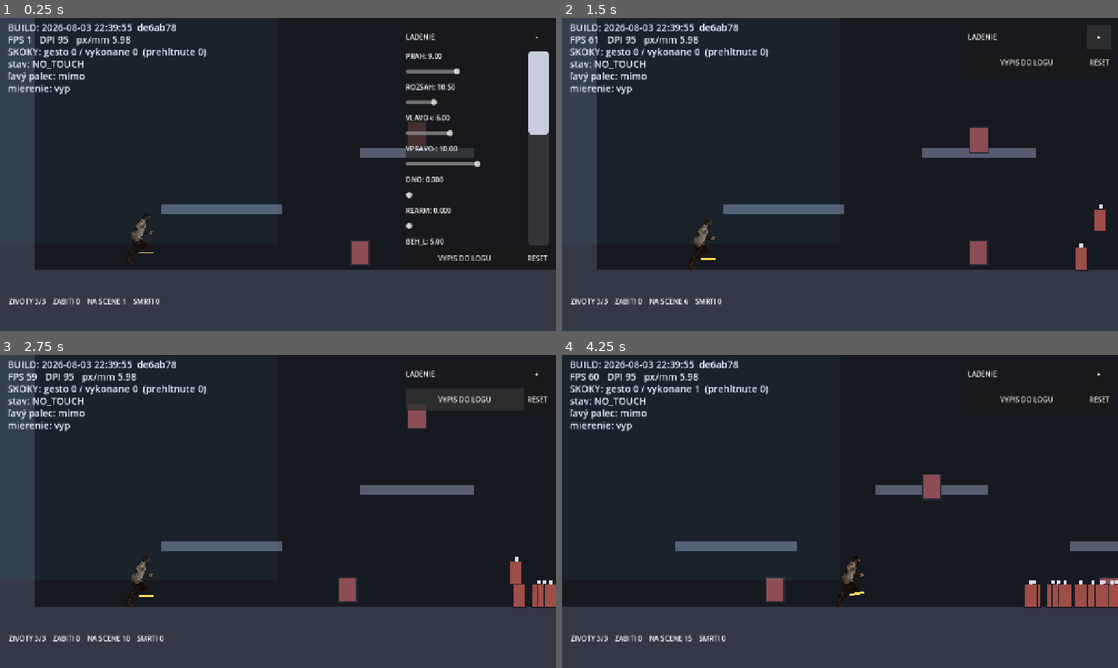
Above: before the commit, frames 1-4 (two rows, left to right).
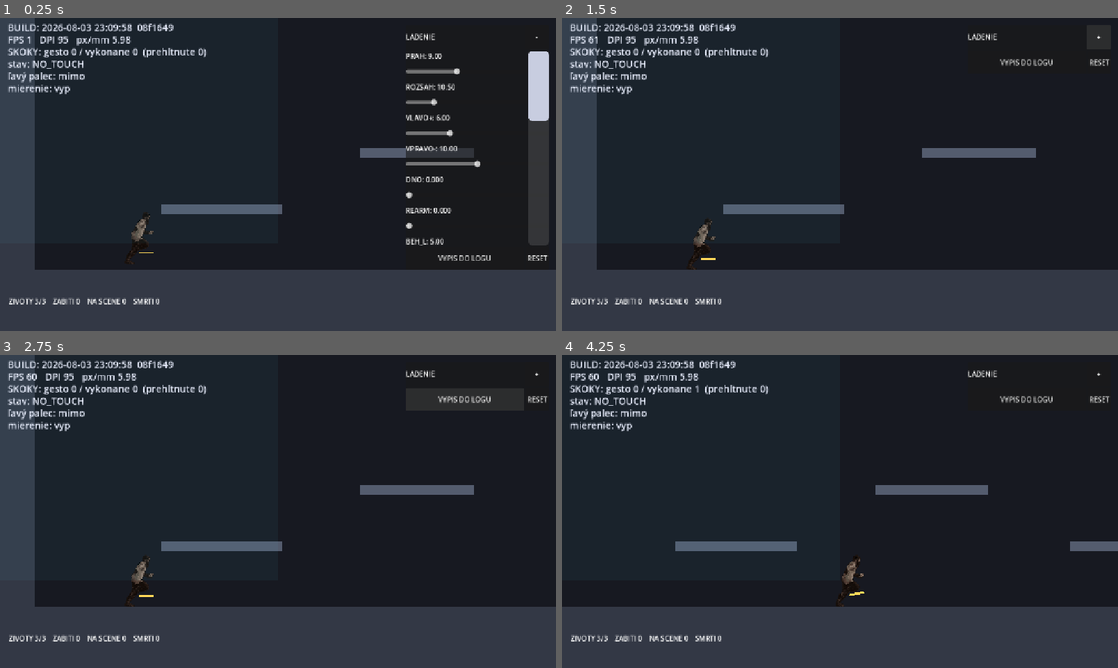
Above: after the commit, the same moments.

Repository: belispav/slavs
Game: Godot game, scene res://scenes/main.tscn
Two runs of this game, one before a commit and one after it. Both use one fixed random seed, a clock stepped at 60 frames per second and the inputs below.
Inputs (mouse positions are in pixels of both pictures, inside the frame that each line leads up to):
- Up to frame 1 (0.25 s): no input
- Up to frame 2 (1.5 s): click "VYPIS DO LOGU" at 0.5 s; click "-" at 1.25 s
- Up to frame 3 (2.75 s): click "VYPIS DO LOGU" at 2 s
- Up to frame 4 (4.25 s): tap Enter (ui_accept) at 2.75, 3.02 s; move the mouse to (962, 495) at 2.77 s; hold D 2.78-3.5 s; hold Space 2.78-3.5 s; click (962, 495) at 2.92 s; drag from (728, 527) to (851, 599) at 3.52 s

The runs differ from the first frame. In frame 1, 0.8% of the frame differs, in the area x 18-99%, y 1-92%; in frame 2, 1.0%; in frame 3, 1.3%; in frame 4, 1.9%, in the area x 18-100%, y 1-92%.
Error after the commit: Parse Error: Identifier "delta" not declared in the current scope. (res://scripts/enemy.gd:184)

Commit message:
Fix rushers standing still, the grey slab, and snapping depth; add thumb-follow movement
Rushers never attacked. The gap to the player was read as target minus self,
which is negative because enemies are always to the right, so the stop
condition was true on the frame they spawned and they stood where they landed.
Measured the other way round it is positive while there is ground to cover.

The ceiling was a solid body, so it was also a two hundred unit grey slab drawn
across the top of a seven hundred unit screen - about forty per cent of the view
left playable. The top of the field is now a limit on the character, which draws
nothing, and the band is 400 units instead of 260.

Depth tracking set the vertical speed outright, so enemies locked onto the
player's line the instant they had one and it read as teleporting. They now ease
into it, and each takes a small offset of its own so a crowd surrounds rather
than forming a queue.

Free movement also gets a second style, from Pavel's own description: instead of
holding an offset like a stick, the character copies the thumb and stops when the
thumb stops. Both are live at once. The trade is real - follow mode runs out of
thumb before it runs out of level, so crossing ground takes several strokes - and
which matters more is a question for the phone.

Diff:
--- a/volya/scripts/build_stamp.gd
+++ b/volya/scripts/build_stamp.gd
@@ -5,4 +5,4 @@
 ##
 ## ZAMERNE tu NIE JE class_name: globalne nazvy tried su v cache, ktoru
 ## headless export neobnovuje, a export by na tom padol.
-const STAMP := "2026-08-03 22:39:55  de6ab78"
+const STAMP := "2026-08-03 23:09:58  08f1649"
--- a/volya/scripts/control_config.gd
+++ b/volya/scripts/control_config.gd
@@ -150,6 +150,21 @@
 ## usually plays - the depth axis is for dodging, not for crossing ground.
 @export_range(0.2, 1.0, 0.05) var free_move_y_ratio: float = 0.62
 
+## How the left thumb drives free movement.
+##
+## false — as a stick. Holding an offset keeps the character walking. Unlimited
+##         travel, but indirect: the thumb says "keep going", not "go here".
+## true  — the character copies the thumb. Move the thumb and it moves the same
+##         way; stop the thumb and it stops, even with the thumb still down.
+##         Direct and precise, at the cost of running out of thumb before you
+##         run out of level, so crossing ground means several strokes.
+@export var free_move_follow: bool = false
+
+## In follow mode, how far the character travels for a given thumb travel.
+## 1.0 is exactly the thumb's movement, which is far too slow to cross a level;
+## higher numbers trade precision for reach.
+@export_range(1.0, 8.0, 0.25) var free_move_gain: float = 3.0
+
 
 ## The arc threshold curve, in millimetres (SPEC B2). Asymmetric by design.
 ## Everything is relative to reach_mm, so the shape scales with the player's
--- a/volya/scripts/debug_overlay.gd
+++ b/volya/scripts/debug_overlay.gd
@@ -156,7 +156,24 @@
 	free_mode.button_pressed = Touch.config.free_movement
 	rows.add_child(free_mode)
 	free_mode.toggled.connect(func(on: bool) -> void:
-		Touch.config.free_movement = on)
+		Touch.config.free_movement = on
+		# The level is built at startup and the two modes need different ones,
+		# since platforms exist only for jumping. Reloading is the honest way
+		# to switch; the config lives in an autoload and survives the reload.
+		get_tree().reload_current_scene())
+
+	var follow_mode := CheckButton.new()
+	follow_mode.text = "POHYB KOPIRUJE PALEC"
+	follow_mode.custom_minimum_size = Vector2(0, 56)
+	follow_mode.button_pressed = Touch.config.free_move_follow
+	rows.add_child(follow_mode)
+	follow_mode.toggled.connect(func(on: bool) -> void:
+		Touch.config.free_move_follow = on)
+
+	_add_slider("KOPIR_ZISK", 1.0, 8.0, 0.25, Touch.config.free_move_gain,
+		func(v: float) -> void: Touch.config.free_move_gain = v)
+	_add_slider("HLBKA_POMER", 0.2, 1.0, 0.05, Touch.config.free_move_y_ratio,
+		func(v: float) -> void: Touch.config.free_move_y_ratio = v)
 
 	var buttons := HBoxContainer.new()
 	vb.add_child(buttons)
@@ -259,6 +276,8 @@
 		"move_zone_bottom        = %s" % c.move_zone_bottom,
 		"free_movement           = %s" % c.free_movement,
 		"free_move_y_ratio       = %s" % c.free_move_y_ratio,
+		"free_move_follow        = %s" % c.free_move_follow,
+		"free_move_gain          = %s" % c.free_move_gain,
 		"gest / vykonane         = %d / %d" % [Touch.jump_count, Touch.jumps_performed],
 		"dpi = %s   px_per_mm = %s" % [Touch.raw_dpi, Touch.px_per_mm],
 		"===============================",
--- a/volya/scripts/enemy.gd
+++ b/volya/scripts/enemy.gd
@@ -22,6 +22,9 @@
 
 var _flash: float = 0.0
 var _throw_cd: float = 0.0
+## Each enemy aims for its own depth slightly off the player's, so a crowd
+## surrounds rather than forming a single line.
+var _depth_offset: float = 0.0
 var _hurtbox: Area2D
 
 
@@ -60,6 +63,8 @@
 	velocity = Vector2.ZERO
 	_flash = 0.0
 	_throw_cd = randf() * Tuning.THROWER_INTERVAL
+	_depth_offset = randf_range(-Tuning.ENEMY_DEPTH_SPREAD,
+		Tuning.ENEMY_DEPTH_SPREAD)
 	active = true
 	show()
 	set_physics_process(true)
@@ -131,18 +136,19 @@
 
 
 func _think_rusher(free: bool) -> void:
-	var to_target: Vector2 = target.global_position - global_position
-
-	# Close in from the right and stop short. Pressing against the player is
-	# the attack; there is nothing to gain from running past.
-	if to_target.x < Tuning.ENEMY_STOP_GAP:
+	# The gap is measured from the enemy back to the player, and enemies are
+	# always to the right, so it is positive while there is ground to cover.
+	# Reading it the other way round made the stop condition true on the frame
+	# they appeared, and they simply stood there.
+	var gap: float = global_position.x - target.global_position.x
+
+	if gap > Tuning.ENEMY_STOP_GAP:
+		velocity.x = -Tuning.RUSHER_SPEED
+	else:
 		velocity.x = move_toward(velocity.x, 0.0, Tuning.RUSHER_SPEED * 6.0)
-	else:
-		velocity.x = -Tuning.RUSHER_SPEED
 
 	if free:
-		velocity.y = signf(to_target.y) * Tuning.RUSHER_SPEED * 0.6 \
-			if absf(to_target.y) > 8.0 else 0.0
+		_track_depth(Tuning.RUSHER_SPEED * 0.55)
 
 
 func _think_thrower(delta: float, free: bool) -> void:
@@ -159,8 +165,21 @@
 		velocity.x = move_toward(velocity.x, 0.0, Tuning.THROWER_SPEED * 4.0 * delta)
 
 	if free:
-		velocity.y = signf(to_target.y) * Tuning.THROWER_SPEED * 0.5 \
-			if absf(to_target.y) > 24.0 else 0.0
+		_track_depth(Tuning.THROWER_SPEED * 0.8)
+
+
+## Close on the player's depth, but smoothly and never exactly.
+##
+## Setting the vertical speed outright made a crowd snap onto the player's line
+## and stay glued there, which read as teleporting rather than walking. Easing
+## into the speed gives it weight, and the per-enemy offset stops thirty bodies
+## from converging into one row.
+func _track_depth(speed: float) -> void:
+	var wanted: float = target.global_position.y + _depth_offset - global_position.y
+	var goal: float = 0.0
+	if absf(wanted) > 6.0:
+		goal = clampf(wanted / 40.0, -1.0, 1.0) * speed
+	velocity.y = move_toward(velocity.y, goal, speed * 4.0 * get_physics_process_delta_time())
 
 	_throw_cd -= delta
 	if _throw_cd <= 0.0 and dist < Tuning.THROWER_RANGE:
--- a/volya/scripts/main.gd
+++ b/volya/scripts/main.gd
@@ -6,6 +6,16 @@
 const GROUND_Y := 600.0
 const LEVEL_LEFT := 0.0
 const LEVEL_RIGHT := 2400.0
+
+## Leftover F1 shooting-range targets. Off now that there are real enemies to
+## shoot at; they were only ever there to give aiming something to track.
+const SHOW_AIM_TARGETS := false
+
+## How far above the ground the walkable field reaches in free movement.
+##
+## Generous on purpose. The screen is 720 units tall, so a short band leaves
+## most of the view unusable and the second axis barely worth having.
+const FIELD_HEIGHT := 400.0
 
 var player            # untyped on purpose: the script is attached at runtime
 var bullets: Array = []
@@ -22,7 +32,11 @@
 func _ready() -> void:
 	_build_level()
 	_build_player()
-	_build_targets()
+	# The moving targets are F1 shooting-range furniture, not content. They
+	# exist to give the aim something to track while the controls are tuned,
+	# and they only get in the way once there are real enemies.
+	if SHOW_AIM_TARGETS:
+		_build_targets()
 	_build_bullet_pool()
 	_build_enemy_pool()
 	_build_hud()
@@ -44,6 +58,15 @@
 	_solid(Vector2(1200, GROUND_Y + 100.0), Vector2(2560, 200), Color(0.20, 0.22, 0.27))
 	_solid(Vector2(LEVEL_LEFT - 40.0, GROUND_Y - 300.0), Vector2(80, 800), Color(0.20, 0.22, 0.27))
 	_solid(Vector2(LEVEL_RIGHT + 40.0, GROUND_Y - 300.0), Vector2(80, 800), Color(0.20, 0.22, 0.27))
+
+	if Touch.config.free_movement:
+		# No jump means a jump-through platform is furniture with no purpose:
+		# unreachable, and in the way of a character walking the field.
+		#
+		# The top of the band is a limit on the character, not a wall. A solid
+		# ceiling was tried and it filled the upper half of the screen with a
+		# grey slab, leaving about 40 per cent of the view playable.
+		return
 
 	# 3 one-way platforms — jump-through, land-on (Metal Slug style)
 	_platform(Vector2(430, 460), Vector2(280, 24))
@@ -89,6 +112,8 @@
 	player.global_position = Vector2(240, GROUND_Y - 120.0)
 	player.spawn_point = player.global_position
 	player.set_camera_limits(LEVEL_LEFT - 80.0, LEVEL_RIGHT + 80.0, -500.0, GROUND_Y + 200.0)
+	player.field_top = GROUND_Y - FIELD_HEIGHT
+	player.field_bottom = GROUND_Y
 	player.fire_requested.connect(_on_fire_requested)
 	player.died.connect(_restart)
 
@@ -181,7 +206,15 @@
 			+ randf() * Tuning.SPAWN_JITTER,
 		LEVEL_LEFT + 60.0, LEVEL_RIGHT - 60.0)
 	var kind: int = 1 if randf() < Tuning.THROWER_RATIO else 0
-	free_enemy.spawn(Vector2(x, GROUND_Y - 120.0), kind, player)
+
+	# In free movement there is no floor to walk in on, so they arrive spread
+	# across the depth of the field. Dropping them all on one line would make
+	# the second axis pointless: nothing would ever need dodging sideways.
+	var y: float = GROUND_Y - 120.0
+	if Touch.config.free_movement:
+		y = GROUND_Y - 40.0 - randf() * (FIELD_HEIGHT - 60.0)
+
+	free_enemy.spawn(Vector2(x, y), kind, player)
 
 
 func _on_enemy_died(_at: Vector2) -> void:
--- a/volya/scripts/player.gd
+++ b/volya/scripts/player.gd
@@ -24,6 +24,12 @@
 var _kb_jump_was_down: bool = false
 var _cam: Camera2D
 var _sprite: AnimatedSprite2D          # null when no frames have been rendered yet
+
+## Vertical bounds of the walkable field in free movement, set by the level.
+## A limit rather than a wall: a solid ceiling ends up drawn on screen and
+## swallows most of the view.
+var field_top: float = -1e9
+var field_bottom: float = 1e9
 
 
 func _ready() -> void:
@@ -191,17 +197,33 @@
 ## for dodging, not for crossing ground, and a field that moves as fast
 ## vertically as horizontally reads as floating rather than walking.
 func _move_free(delta: float) -> void:
-	var wish: Vector2 = _move_vector()
-	wish.y *= Touch.config.free_move_y_ratio
-
-	var accel: float = Tuning.GROUND_DECEL if wish.is_zero_approx() \
-		else Tuning.GROUND_ACCEL
-	var goal: Vector2 = wish * Tuning.RUN_SPEED
-	velocity.x = move_toward(velocity.x, goal.x, accel * delta)
-	velocity.y = move_toward(velocity.y, goal.y, accel * delta)
+	if Touch.config.free_move_follow and not _use_keyboard:
+		# The character copies the thumb: travel becomes velocity for this one
+		# frame, so it stops the instant the thumb does even while still held.
+		# Capped, or a fast flick would fling the character across the level.
+		var travel: Vector2 = Touch.consume_travel() * Touch.config.free_move_gain
+		travel.y *= Touch.config.free_move_y_ratio
+		velocity = (travel / maxf(delta, 0.0001)).limit_length(
+			Tuning.RUN_SPEED * 2.0)
+	else:
+		var wish: Vector2 = _move_vector()
+		wish.y *= Touch.config.free_move_y_ratio
+
+		var accel: float = Tuning.GROUND_DECEL if wish.is_zero_approx() \
+			else Tuning.GROUND_ACCEL
+		var goal: Vector2 = wish * Tuning.RUN_SPEED
+		velocity.x = move_toward(velocity.x, goal.x, accel * delta)
+		velocity.y = move_toward(velocity.y, goal.y, accel * delta)
 
 	_coyote = 0.0
 	_jump_buffer = 0.0
+
+	# Applied after the velocity, before move_and_slide, so pressing against
+	# the edge simply stops rather than juddering.
+	var next_y: float = global_position.y + velocity.y * delta
+	if next_y < field_top or next_y > field_bottom:
+		global_position.y = clampf(global_position.y, field_top, field_bottom)
+		velocity.y = 0.0
 
 
 # ---------------------------------------------------------------- input ---
--- a/volya/scripts/touch_controller.gd
+++ b/volya/scripts/touch_controller.gd
@@ -30,6 +30,13 @@
 ## Both axes of the left thumb. Only meaningful when config.free_movement is on;
 ## move_x stays the single source of truth for walking left and right.
 var move_vec: Vector2 = Vector2.ZERO
+
+## Thumb travel not yet acted on, for follow mode. Accumulated here rather than
+## read directly, because drag events do not arrive once per physics frame -
+## sampling the position would drop movement on busy frames and double it on
+## quiet ones.
+var move_travel: Vector2 = Vector2.ZERO
+var _left_prev: Vector2 = Vector2.ZERO
 var left_state: int = LeftState.NO_TOUCH
 ## Gestures that crossed the threshold.
 var jump_count: int = 0
@@ -173,9 +180,11 @@
 	left_index = index
 	left_anchor = pos
 	left_pos = pos
+	_left_prev = pos
 	left_state = LeftState.GROUNDED_INPUT
 	move_x = 0.0
 	move_vec = Vector2.ZERO
+	move_travel = Vector2.ZERO
 	move_input.emit(0.0)
 
 
@@ -251,6 +260,14 @@
 ## up and down are symmetrical for the thumb in a way that left and right are
 ## not.
 func _update_left_free() -> void:
+	if config.free_move_follow:
+		# The character copies the thumb, so what matters is how far the thumb
+		# just moved, not where it sits relative to where it landed.
+		move_travel += left_pos - _left_prev
+		_left_prev = left_pos
+		left_state = LeftState.GROUNDED_INPUT
+		return
+
 	var dx_mm: float = left_dx_mm()
 	var dy_mm: float = (left_pos.y - left_anchor.y) / px_per_mm
 
@@ -264,6 +281,13 @@
 	move_x = move_vec.x
 	left_state = LeftState.GROUNDED_INPUT
 	move_input.emit(move_x)
+
+
+## Thumb travel since the last call, and clears it. Follow mode only.
+func consume_travel() -> Vector2:
+	var travel: Vector2 = move_travel
+	move_travel = Vector2.ZERO
+	return travel
 
 
 func _axis(value_mm: float, saturation_mm: float) -> float:
--- a/volya/scripts/tuning.gd
+++ b/volya/scripts/tuning.gd
@@ -61,6 +61,10 @@
 ## their time in exactly that blind area.
 const ENEMY_KEEP_RIGHT_MARGIN: float = 8.0
 
+## How far off the player's depth each enemy settles, in free movement. Without
+## it a crowd converges onto one line and reads as a queue rather than a mob.
+const ENEMY_DEPTH_SPREAD: float = 34.0
+
 ## Rushers are chaff. One hit, large numbers — the point is mowing, not duelling.
 const RUSHER_HP: int = 1
 const RUSHER_SPEED: float = 230.0
